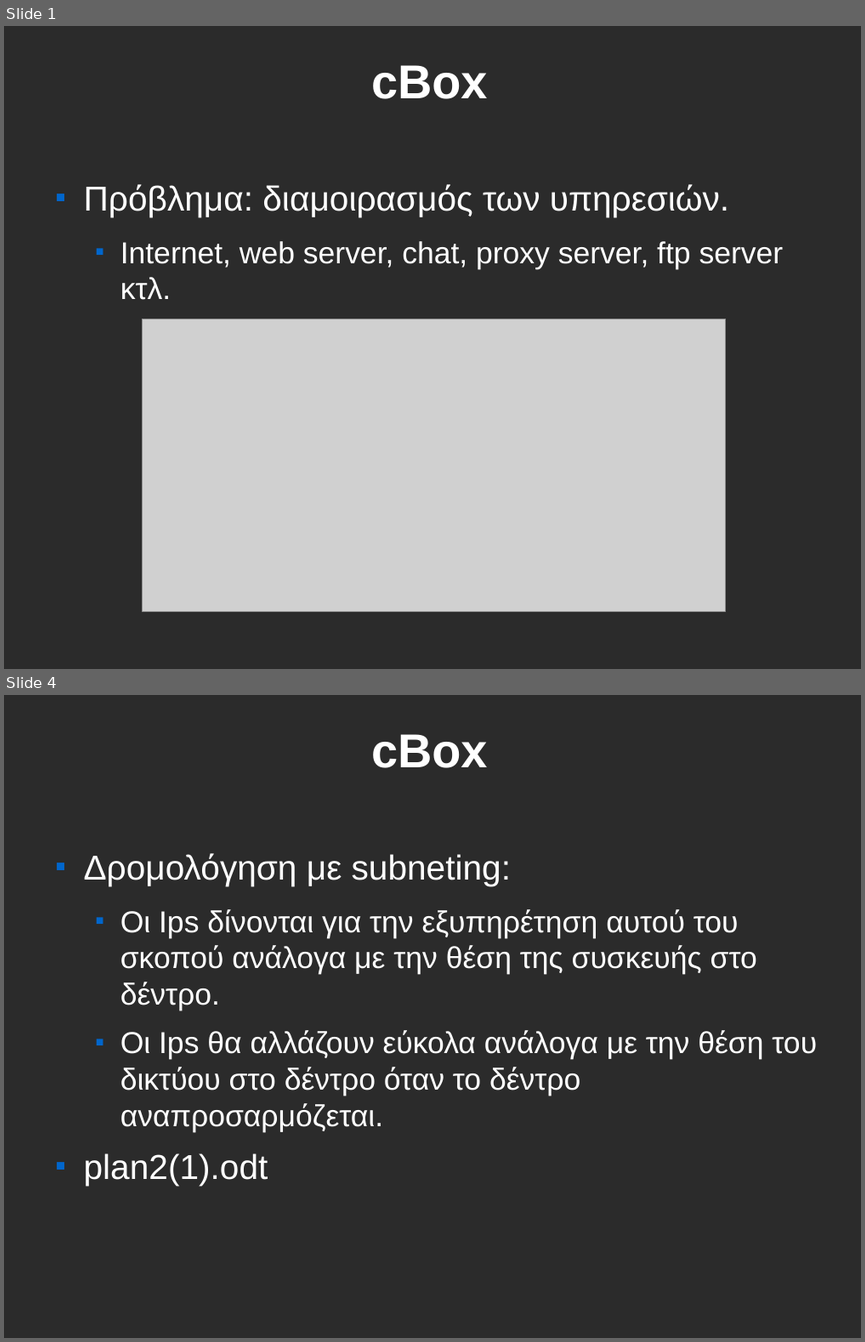
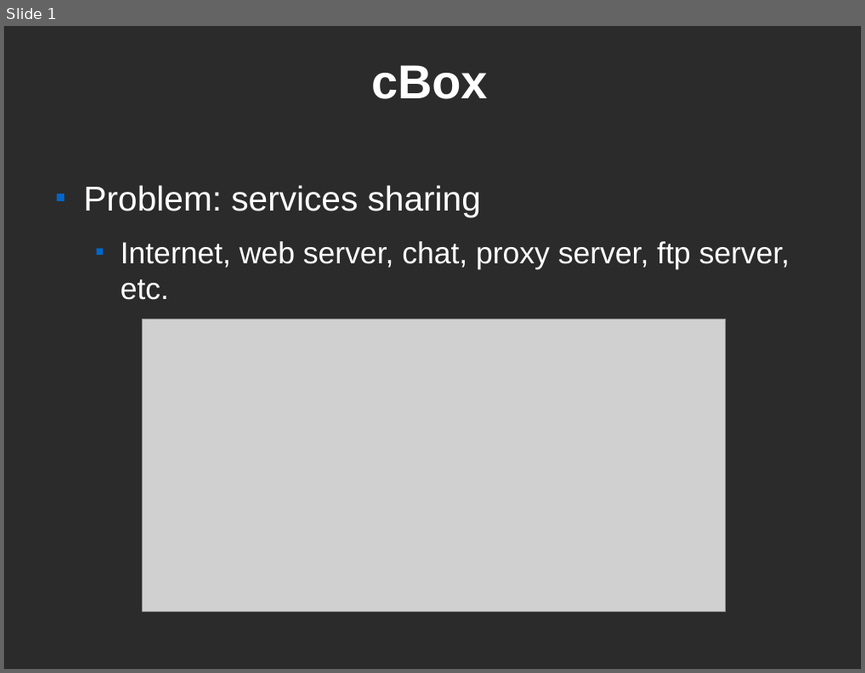
Before and after one commit to CEID-DS/cbox, a slide deck: doc/fosscomm/ZeroConf.odp. Shown one above the other, each under a label of ours: slides 1 and 4 before the commit, slide 1 after it; the slides between them are not shown. The pictures are 865x1342 and 865x673 pixels, drawn with LibreOffice and Linux fonts; fonts in the diff are those of the drawing; grey boxes stand for pictures; background and template pictures are left out; a plain dark background stands for a picture behind light text. Boxes give left, top, right and bottom in pixels: in the first picture for what was removed or moved away, otherwise in the second. Text is boxed around its words. In the diff, an @@ line names an element or a change of style, - is before the commit and + after.

```diff
--- a/doc/fosscomm/ZeroConf.odp
+++ b/doc/fosscomm/ZeroConf.odp
@@ slide 4 removed at [4,695,861,1338], background picture (left out) @@
@@ title removed at [371,734,488,768] @@
-cBox
@@ text removed at [84,853,817,1185] @@
-■ Δρομολόγηση με subneting:
-  ■ Οι Ips δίνονται για την εξυπηρέτηση αυτού του σκοπού ανάλογα με την θέση της συσκευής στο δέντρο.
-  ■ Οι Ips θα αλλάζουν εύκολα ανάλογα με την θέση του δικτύου στο δέντρο όταν το δέντρο αναπροσαρμόζεται.
-■ plan2(1).odt
@@ slide 1 changed as well @@
@@ text at [84,185,790,300]: text changed @@
-■ Πρόβλημα: διαμοιρασμός των υπηρεσιών.
-  ■ Internet, web server, chat, proxy server, ftp server κτλ.
+■ Problem: services sharing
+  ■ Internet, web server, chat, proxy server, ftp server, etc.
```
Also in this commit, not shown: 10 slides added, 8 other slides removed, 1 other file.
